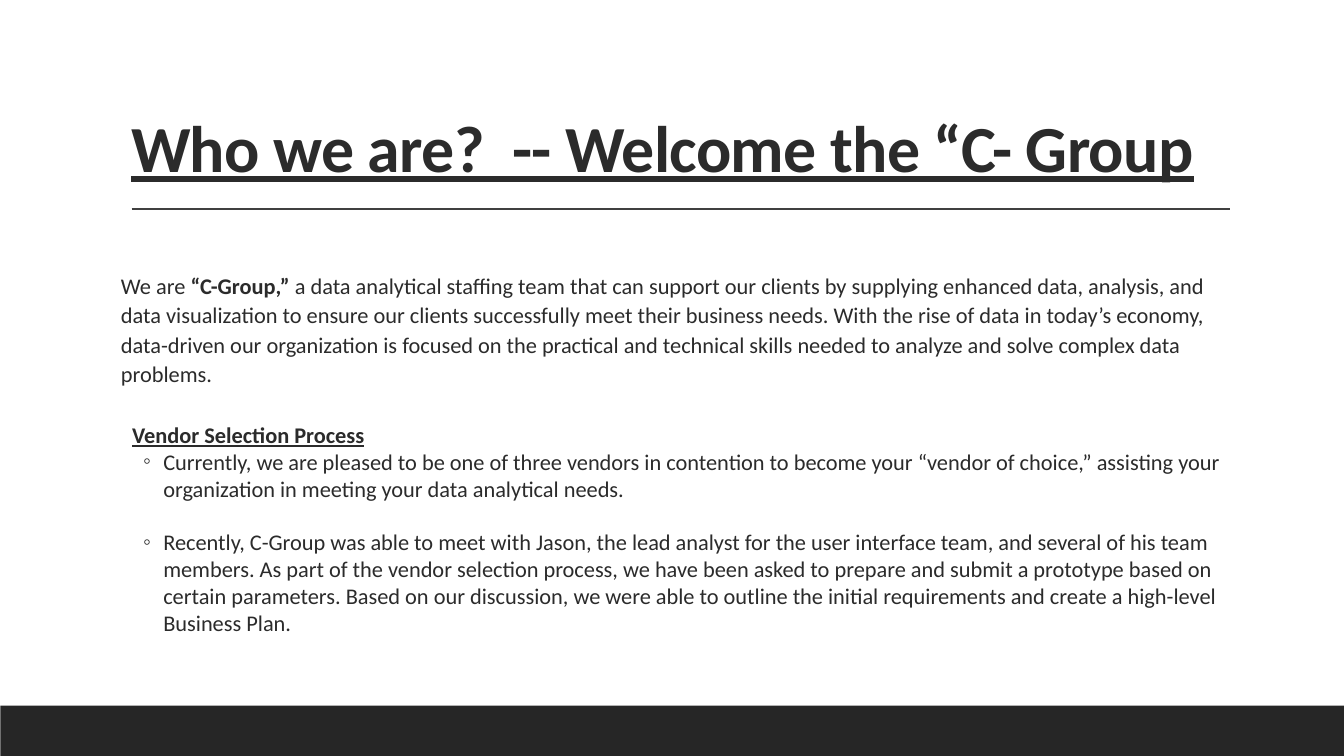
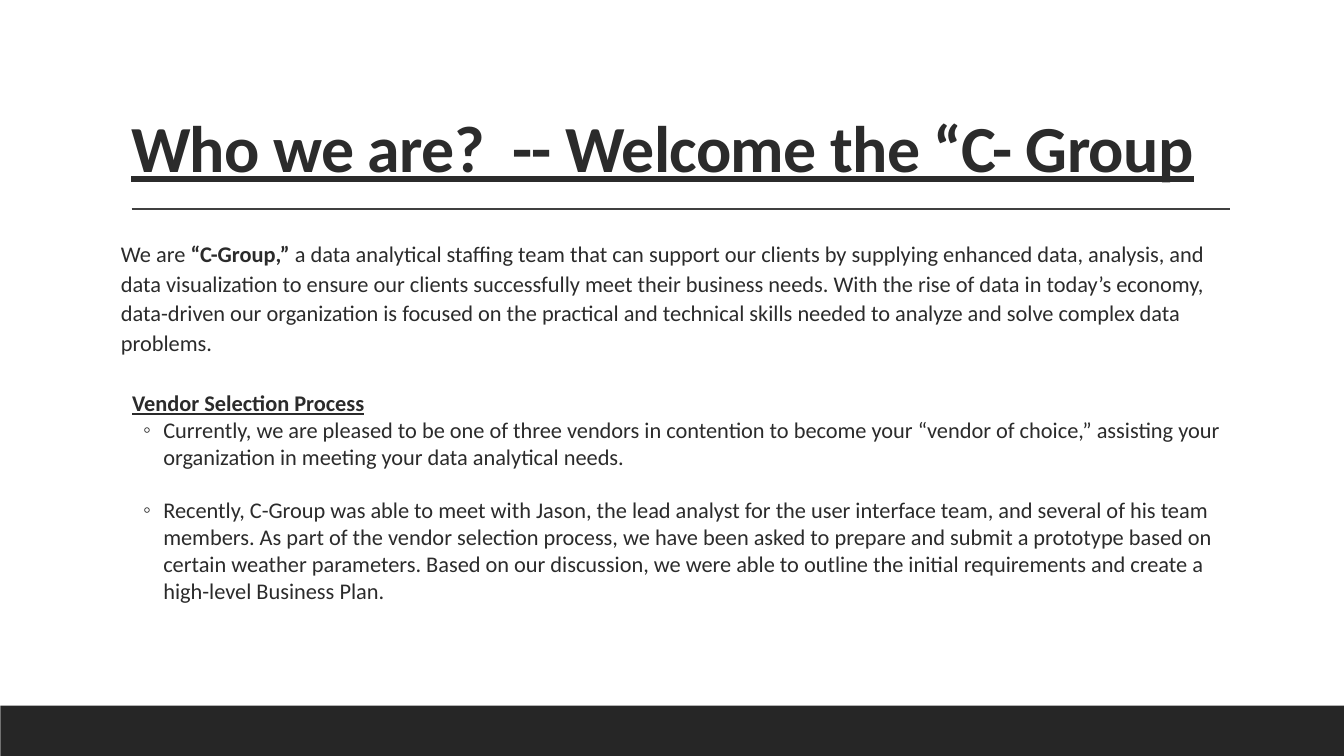
Before and after one commit to LouFoster/Group-C_FinalProject, a slide deck: slide 2 of C-Group v2.pptx. Drawn at 1344x756 pixels with LibreOffice and Linux fonts; fonts in the diff are those of the drawing. Boxes give left, top, right and bottom in pixels: in the first picture for what was removed or moved away, otherwise in the second. Text is boxed around its words. In the diff, an @@ line names an element or a change of style, - is before the commit and + after.

```diff
--- a/C-Group v2.pptx
+++ b/C-Group v2.pptx
@@ text at [163, 502, 1212, 603]: text changed @@
-  ◦ Recently, C-Group was able to meet with Jason, the lead analyst for the user interface team, and several of his team members. As part of the vendor selection process, we have been asked to prepare and submit a prototype based on certain parameters. Based on our discussion, we were able to outline the initial requirements and create a high-level Business Plan.
+  ◦ Recently, C-Group was able to meet with Jason, the lead analyst for the user interface team, and several of his team members. As part of the vendor selection process, we have been asked to prepare and submit a prototype based on certain weather parameters. Based on our discussion, we were able to outline the initial requirements and create a high-level Business Plan.
```
Also in this commit, not shown: 8 other slides changed, 3 slides added, 2 slides removed.
